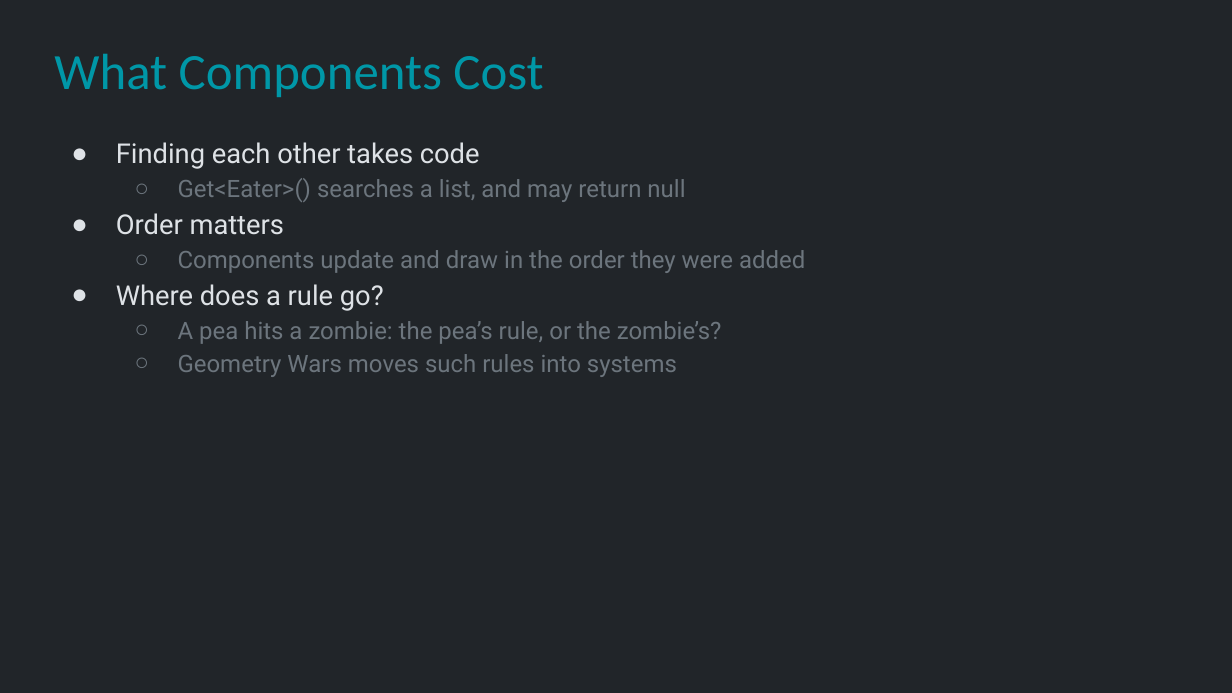
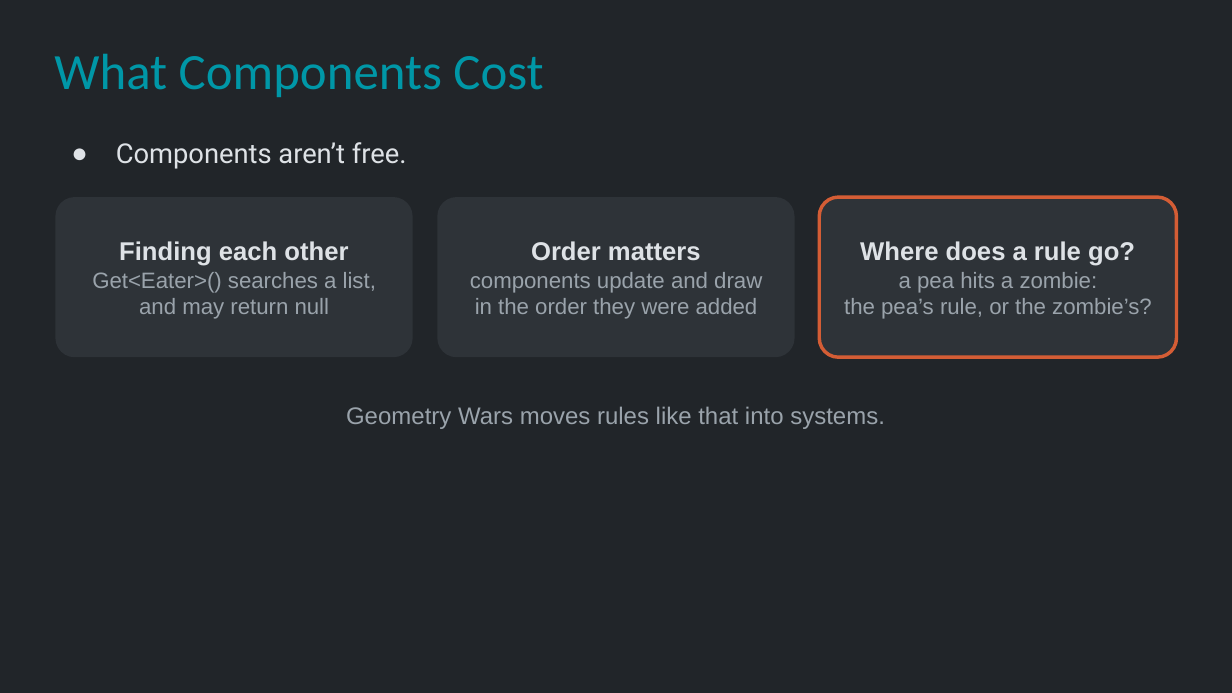
Before and after one commit to Metamate/gar, a slide deck: slide 14 of slides/09 Plants vs. Zombies.pptx. Drawn at 1232x693 pixels with LibreOffice and Linux fonts; fonts in the diff are those of the drawing. Boxes give left, top, right and bottom in pixels: in the first picture for what was removed or moved away, otherwise in the second. Text is boxed around its words. In the diff, an @@ line names an element or a change of style, - is before the commit and + after.

```diff
--- a/slides/09 Plants vs. Zombies.pptx
+++ b/slides/09 Plants vs. Zombies.pptx
@@ text at (x1=116, y1=142, x2=407, y2=169): text changed; size 14 to 16 pt; text colour #6C757D to #DEE2E6 @@
-● Finding each other takes code
-  ○ Get<Eater>() searches a list, and may return null
-● Order matters
-  ○ Components update and draw in the order they were added
-● Where does a rule go?
-  ○ A pea hits a zombie: the pea’s rule, or the zombie’s?
-  ○ Geometry Wars moves such rules into systems
+● Components aren’t free.
@@ rounded rectangle added at (x1=55, y1=197, x2=413, y2=357), fill #2E3338, 13 pt, text #9AA3AB @@
+Finding each other
+Get<Eater>() searches a list,
+and may return null
@@ rounded rectangle added at (x1=437, y1=197, x2=795, y2=357), fill #2E3338, 13 pt, text #9AA3AB @@
+Order matters
+components update and draw
+in the order they were added
@@ rounded rectangle added at (x1=819, y1=197, x2=1177, y2=357), fill #2E3338, outline #D45D35 2 pt, 13 pt, text #9AA3AB @@
+Where does a rule go?
+a pea hits a zombie:
+the pea’s rule, or the zombie’s?
@@ text added at (x1=346, y1=406, x2=885, y2=429), 14 pt, text #9AA3AB @@
+Geometry Wars moves rules like that into systems.
```
Also in this commit, not shown: 5 other slides changed, 1 slide added.
